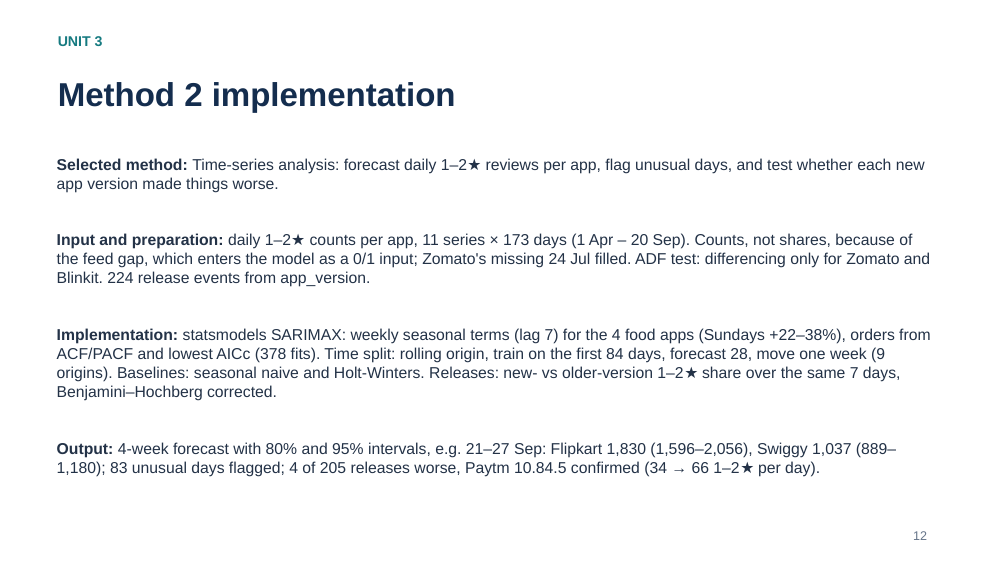
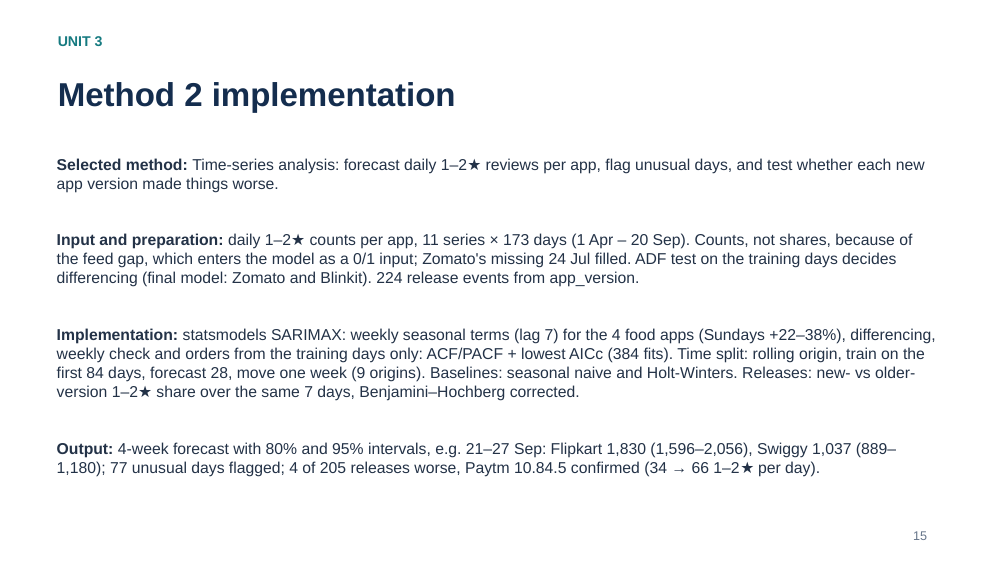
Before and after one commit to Adithya-Monish-Kumar-K/ba-capstone-app-reviews, a slide deck: slide 15 of docs/Review_2_Presentation.pptx (slide 12 before the commit). Drawn at 1008x567 pixels with LibreOffice and Linux fonts; fonts in the diff are those of the drawing. Boxes give left, top, right and bottom in pixels: in the first picture for what was removed or moved away, otherwise in the second. Text is boxed around its words. In the diff, an @@ line names an element or a change of style, - is before the commit and + after.

```diff
--- a/docs/Review_2_Presentation.pptx
+++ b/docs/Review_2_Presentation.pptx
@@ text at (57,233,912,287): text changed @@
-Input and preparation: daily 1–2★ counts per app, 11 series × 173 days (1 Apr – 20 Sep). Counts, not shares, because of the feed gap, which enters the model as a 0/1 input; Zomato's missing 24 Jul filled. ADF test: differencing only for Zomato and Blinkit. 224 release events from app_version.
+Input and preparation: daily 1–2★ counts per app, 11 series × 173 days (1 Apr – 20 Sep). Counts, not shares, because of the feed gap, which enters the model as a 0/1 input; Zomato's missing 24 Jul filled. ADF test on the training days decides differencing (final model: Zomato and Blinkit). 224 release events from app_version.
@@ text at (57,328,935,401): text changed @@
-Implementation: statsmodels SARIMAX: weekly seasonal terms (lag 7) for the 4 food apps (Sundays +22–38%), orders from ACF/PACF and lowest AICc (378 fits). Time split: rolling origin, train on the first 84 days, forecast 28, move one week (9 origins). Baselines: seasonal naive and Holt-Winters. Releases: new- vs older-version 1–2★ share over the same 7 days, Benjamini–Hochberg corrected.
+Implementation: statsmodels SARIMAX: weekly seasonal terms (lag 7) for the 4 food apps (Sundays +22–38%), differencing, weekly check and orders from the training days only: ACF/PACF + lowest AICc (384 fits). Time split: rolling origin, train on the first 84 days, forecast 28, move one week (9 origins). Baselines: seasonal naive and Holt-Winters. Releases: new- vs older-version 1–2★ share over the same 7 days, Benjamini–Hochberg corrected.
@@ text at (57,442,896,477): text changed @@
-Output: 4-week forecast with 80% and 95% intervals, e.g. 21–27 Sep: Flipkart 1,830 (1,596–2,056), Swiggy 1,037 (889–1,180); 83 unusual days flagged; 4 of 205 releases worse, Paytm 10.84.5 confirmed (34 → 66 1–2★ per day).
+Output: 4-week forecast with 80% and 95% intervals, e.g. 21–27 Sep: Flipkart 1,830 (1,596–2,056), Swiggy 1,037 (889–1,180); 77 unusual days flagged; 4 of 205 releases worse, Paytm 10.84.5 confirmed (34 → 66 1–2★ per day).
@@ text at (913,531,927,540): text changed @@
-12
+15
```
Also in this commit, not shown: 12 other slides changed, 6 slides added, 10 other files.
